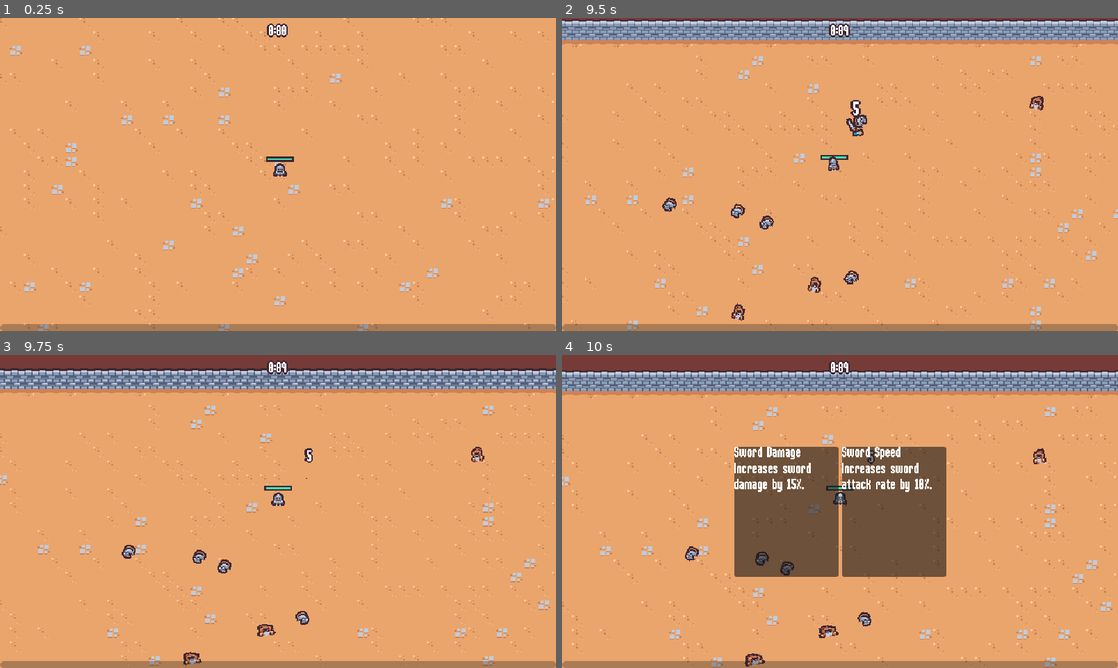
Above: before the commit, frames 1-4 (two rows, left to right).
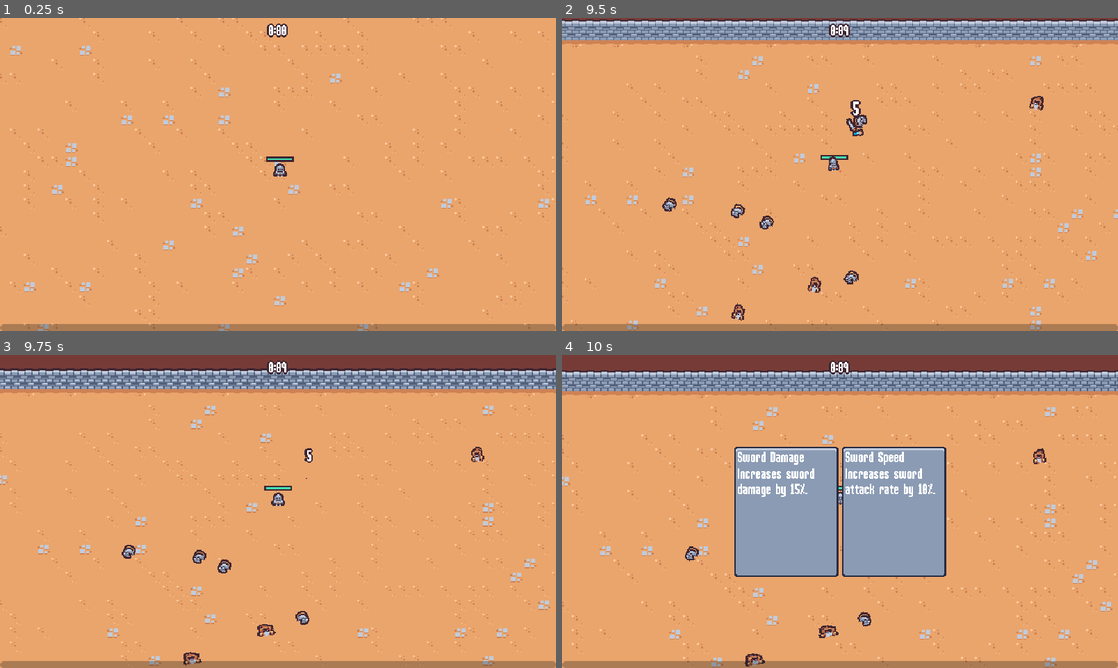
Above: after the commit, the same moments.

Repository: Ian-Ion/2d-survivors-course
Game: Godot game, scene res://scenes/main/main.tscn
Same seed, same stepped clock (60 frames per second), same inputs: the game is played once before the commit and once after it.
Inputs (mouse positions are in pixels of both pictures, inside the frame that each line leads up to):
- Up to frame 1 (0.25 s): no input
- Up to frame 2 (9.5 s): move the mouse to (812, 237) at 0.52 s; press the mouse at (812, 237) at 0.53 s; hold W (move_up) 0.53-2.03 s; move the mouse to (1006, 221) at 1.27 s; release the mouse at (1006, 221) at 1.28 s; click (1006, 221) at 1.35 s; move the mouse to (673, 127) at 2.02 s; press the mouse at (673, 127) at 2.03 s; hold A (move_left) 2.03-3.53 s; move the mouse to (867, 174) at 2.77 s; release the mouse at (867, 174) at 2.78 s; click (867, 174) at 2.85 s; move the mouse to (756, 96) at 3.52 s; press the mouse at (756, 96) at 3.53 s; hold S (move_down) 3.53-4.28 s; move the mouse to (962, 158) at 4.27 s; release the mouse at (962, 158) at 4.28 s; hold D (move_right) 4.28-5.03 s; click (962, 158) at 4.35 s; move the mouse to (728, 190) at 5.02 s; press the mouse at (728, 190) at 5.03 s; hold W (move_up) 5.03-5.78 s; move the mouse to (895, 105) at 5.77 s; release the mouse at (895, 105) at 5.78 s; hold D (move_right) 5.78-8.03 s; click (895, 105) at 5.85 s; move the mouse to (812, 237) at 6.52 s; press the mouse at (812, 237) at 6.53 s; move the mouse to (1006, 221) at 7.27 s; release the mouse at (1006, 221) at 7.28 s; click (1006, 221) at 7.35 s; move the mouse to (673, 127) at 8.02 s; press the mouse at (673, 127) at 8.03 s; hold S (move_down) 8.03-8.78 s; move the mouse to (867, 174) at 8.77 s; release the mouse at (867, 174) at 8.78 s; hold A (move_left) from 8.78 s (still down); click (867, 174) at 8.85 s
- Up to frame 3 (9.75 s): move the mouse to (194, 433) at 9.52 s; release A (move_left) at 9.53 s; press the mouse at (194, 433) at 9.53 s; hold W (move_up) from 9.53 s (still down)
- Up to frame 4 (10 s): keep holding W (move_up)

Frames 1-3 are identical in both runs. In frame 4, 15% of the frame differs, in the area x 31-70%, y 29-71%.

Commit message:
Apply custom styling to the upgrade cards

Diff:
--- a/resources/theme/theme.tres
+++ b/resources/theme/theme.tres
@@ -1,7 +1,17 @@
-[gd_resource type="Theme" load_steps=2 format=3 uid="uid://bardoa2aqq6vs"]
+[gd_resource type="Theme" load_steps=4 format=3 uid="uid://bardoa2aqq6vs"]
 
 [ext_resource type="FontFile" uid="uid://cjkyadi1ukbd2" path="res://resources/theme/Rockboxcond12.ttf" id="1_1exa6"]
+[ext_resource type="Texture2D" uid="uid://do76x8igwtqek" path="res://assets/ui.png" id="1_oi416"]
+
+[sub_resource type="StyleBoxTexture" id="StyleBoxTexture_io7tf"]
+texture = ExtResource("1_oi416")
+texture_margin_left = 4.0
+texture_margin_top = 6.0
+texture_margin_right = 4.0
+texture_margin_bottom = 3.0
+region_rect = Rect2(0, 0, 16, 16)
 
 [resource]
 default_font = ExtResource("1_1exa6")
 default_font_size = 16
+PanelContainer/styles/panel = SubResource("StyleBoxTexture_io7tf")
Binary file added: assets/ui.png
Not shown, added: assets/ui.png.import
